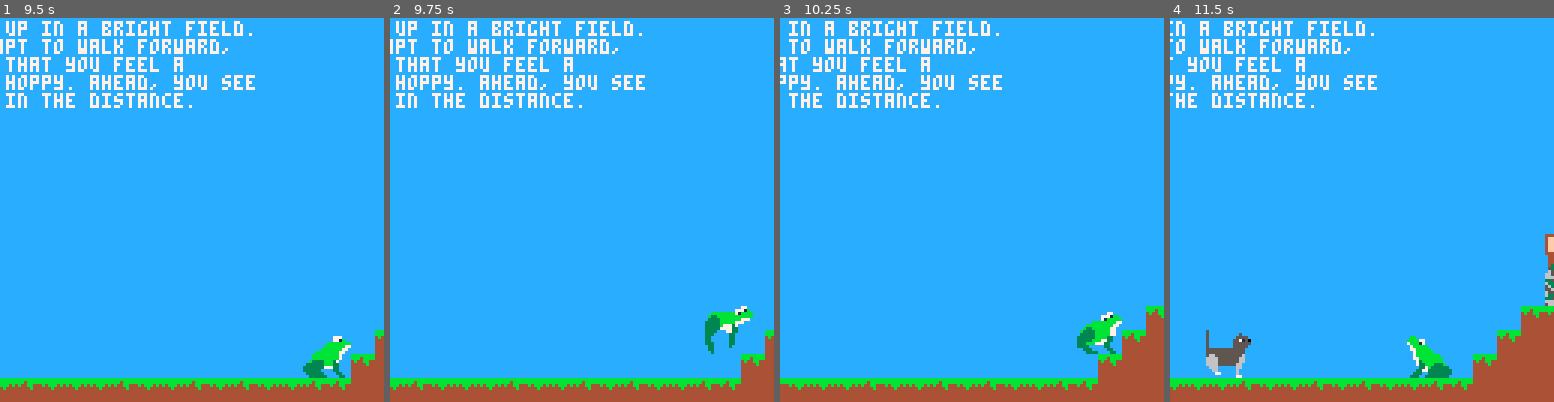
Above: before the commit, frames 1-4 (left to right).
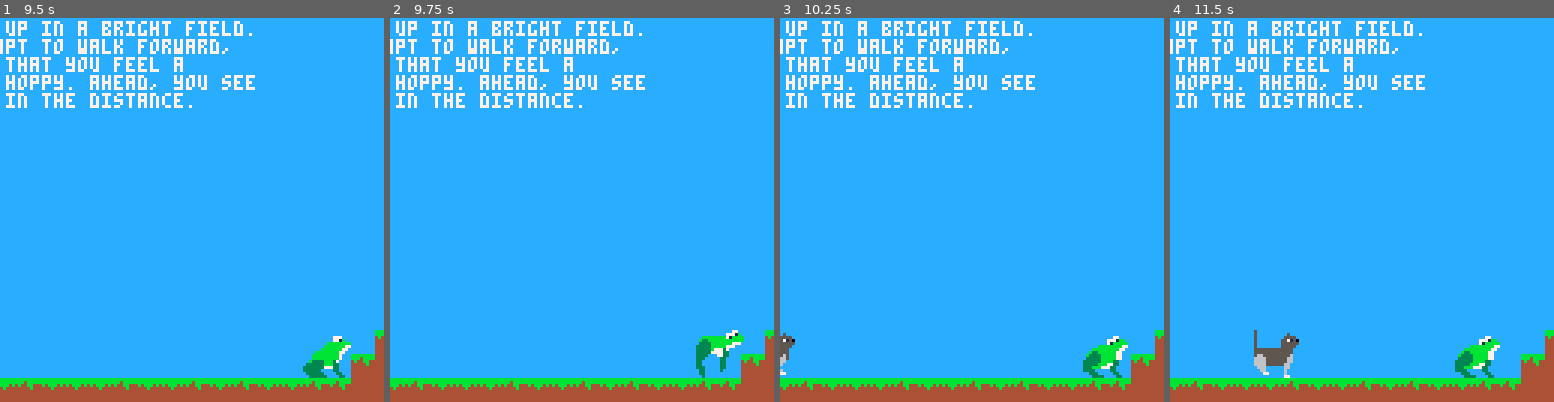
Above: after the commit, the same moments.

Repository: cincodenada/frogsvscats
Game: PICO-8 cartridge frogsvscats.p8
The game is run twice, just before and just after one commit, with the same random seed, the same clock (stepped at 60 frames per second) and the same inputs.
Inputs:
- Up to frame 1 (9.5 s): hold Right 1.6-2.1 s; hold Up 2.15-2.42 s; hold Right 2.47-3.03 s; hold Left 3.08-3.58 s; hold Right 4.02-4.68 s; hold Up 4.73-5.03 s; hold Left 5.08-5.68 s; hold Right 6.08-6.58 s; hold Right 6.63-7.13 s; hold Up 7.18-7.45 s; hold Right 7.5-8.07 s; hold Left 8.12-8.62 s; hold Right from 9.05 s (still down)
- Up to frame 2 (9.75 s): release Right at 9.72 s
- Up to frame 3 (10.25 s): hold Up 9.77-10.07 s; hold Left from 10.12 s (still down)
- Up to frame 4 (11.5 s): release Left at 10.72 s; hold Right from 11.12 s (still down)

Frame 1 is identical in both runs. In frame 2, 1.3% of the frame differs, in the area x 79-95%, y 75-94%; in frame 3, 9.6%; in frame 4, 9.7%, in the area x 0-100%, y 0-97%.

Commit message:
Fix improper wall jumping...again
I think this is the good way: separate out clearing the speed/movement
info from the position update, so that we can update position, check
collisions, then clear 'em out

Diff:
--- a/frogsvscats.p8
+++ b/frogsvscats.p8
@@ -212,6 +212,7 @@
 	self:update_anim()
 	self.collided = false
 	self:check_collisions()
+	self:update_speed()
 end
 function entity:update_pos()
 	if(self.next_move and not self.cur_move) then
@@ -221,16 +222,18 @@
 	if(self.cur_move) then
 		self.x += self.cur_move.vx/self.slow
 		self.y += self.cur_move.vy/self.slow
-		-- if we have limits check them
-		if(self.cur_move.dx and self.cur_move.dy) then
-			self.cur_move.dx -= abs(self.cur_move.vx/self.slow)
-			self.cur_move.dy -= abs(self.cur_move.vy/self.slow)
-			if(self.cur_move.dx <= 0) self.cur_move.vx = 0
-			if(self.cur_move.dy <= 0) self.cur_move.vy = 0
-			if(self.cur_move.vx == 0 and self.cur_move.vy == 0) self.cur_move = nil
-		end
 	else
 		if(self:is_floating()) self.y += 1.5
+	end
+end
+function entity:update_speed()
+	-- if we have limits check them
+	if(self.cur_move and self.cur_move.dx and self.cur_move.dy) then
+		self.cur_move.dx -= abs(self.cur_move.vx/self.slow)
+		self.cur_move.dy -= abs(self.cur_move.vy/self.slow)
+		if(self.cur_move.dx <= 0) self.cur_move.vx = 0
+		if(self.cur_move.dy <= 0) self.cur_move.vy = 0
+		if(self.cur_move.vx == 0 and self.cur_move.vy == 0) self.cur_move = nil
 	end
 end
 function entity:update_anim()
